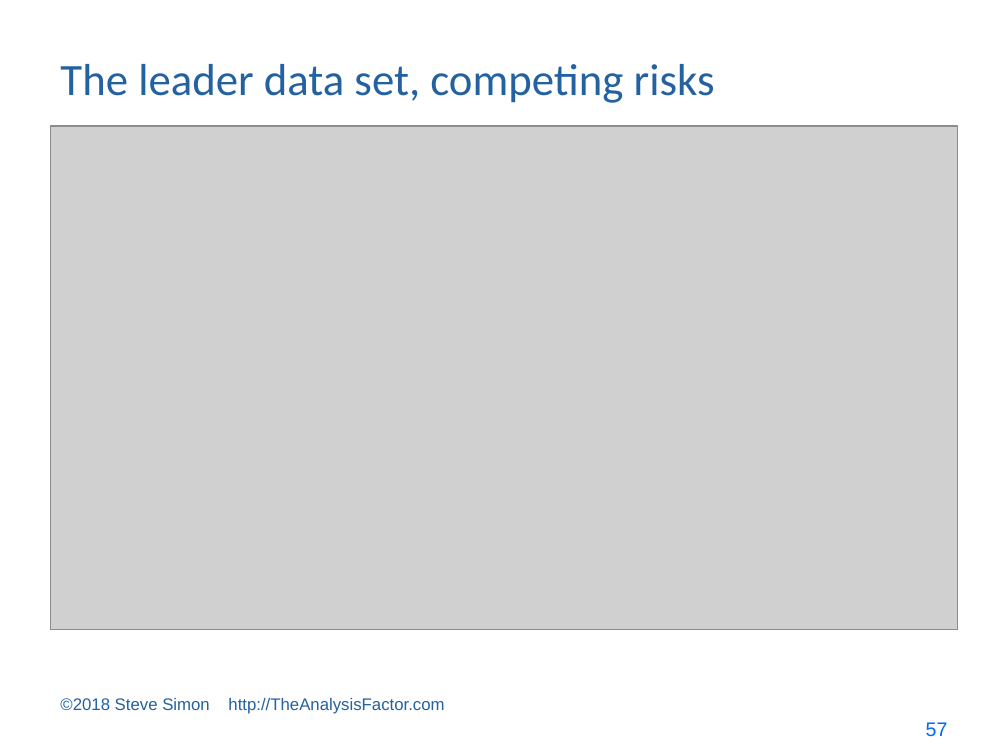
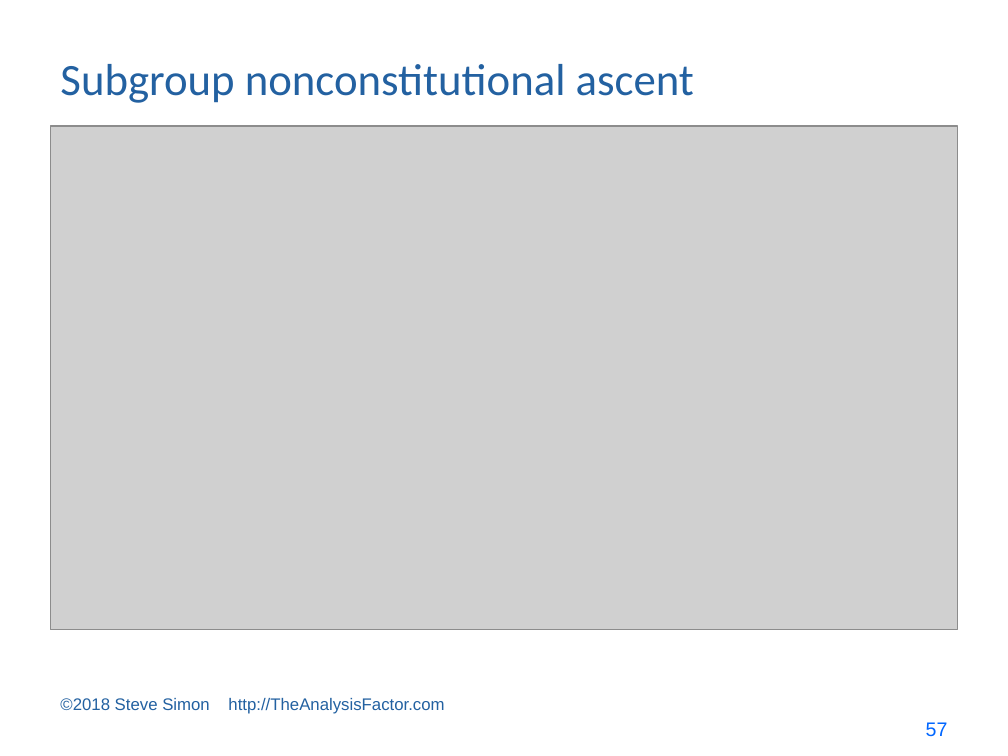
Before and after one commit to pmean/survival-models, a slide deck: slide 57 of bin/survival lecture 8.pptx. Drawn at 1008x756 pixels with LibreOffice and Linux fonts; fonts in the diff are those of the drawing; grey boxes stand for pictures. Boxes give left, top, right and bottom in pixels: in the first picture for what was removed or moved away, otherwise in the second. Text is boxed around its words. In the diff, an @@ line names an element or a change of style, - is before the commit and + after.

```diff
--- a/bin/survival lecture 8.pptx
+++ b/bin/survival lecture 8.pptx
@@ title at [60, 64, 694, 103]: text changed @@
-The leader data set, competing risks
+Subgroup nonconstitutional ascent
```
Also in this commit, not shown: 4 other files.
